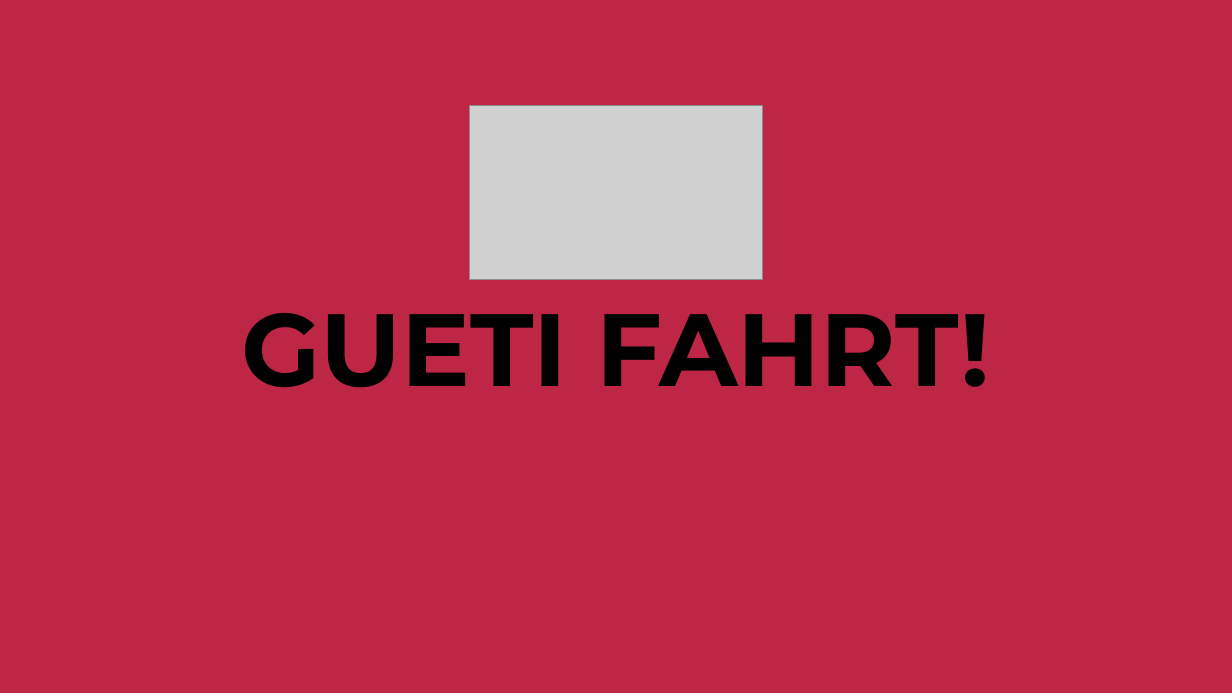
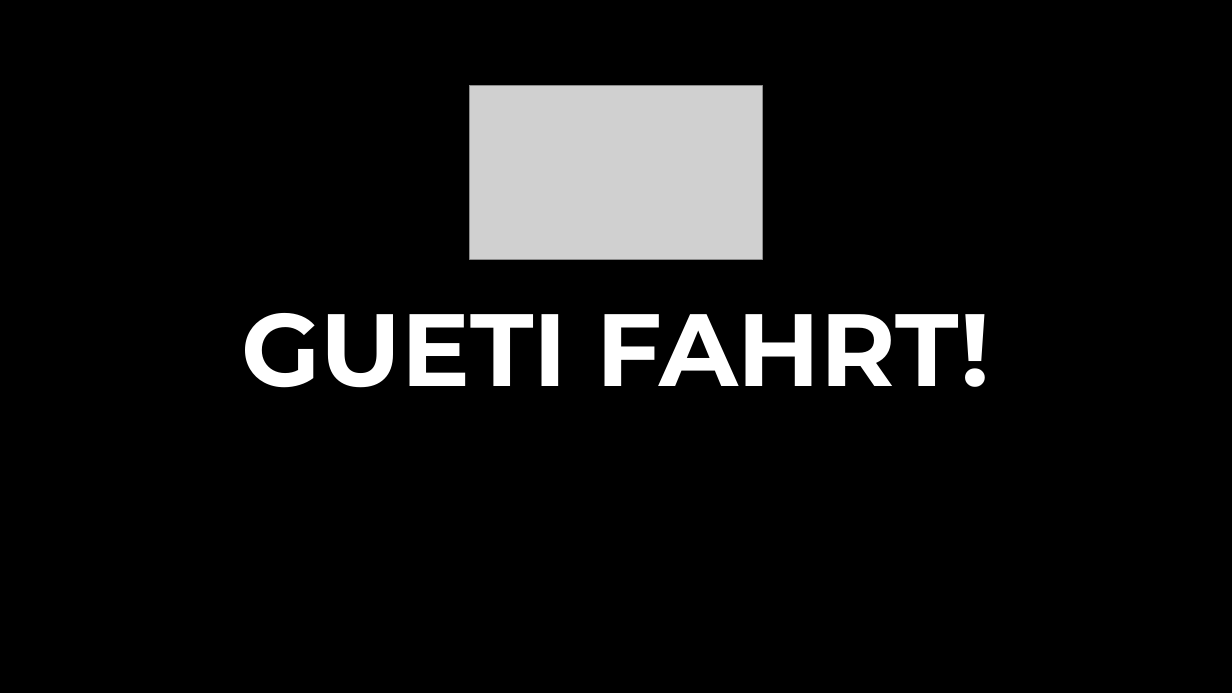
Before and after one commit to Buffalom/bernhackt2018-aldente, a slide deck: slide 7 of bernhackt_team_material/aldente_präsentation_bernmobil.pptx. Drawn at 1232x693 pixels with LibreOffice and Linux fonts; fonts in the diff are those of the drawing; grey boxes stand for pictures. Boxes give left, top, right and bottom in pixels: in the first picture for what was removed or moved away, otherwise in the second. Text is boxed around its words. In the diff, an @@ line names an element or a change of style, - is before the commit and + after.

```diff
--- a/bernhackt_team_material/aldente_präsentation_bernmobil.pptx
+++ b/bernhackt_team_material/aldente_präsentation_bernmobil.pptx
@@ background #BD2645 to #000000 @@
@@ picture: place and size @@
-picture at box(470, 105, 762, 279)
+picture at box(470, 85, 762, 259)
@@ text "GUETI FAHRT!" at box(241, 313, 990, 388): text colour #000000 to #FFFFFF @@
```
Also in this commit, not shown: 1 other slide changed, 1 other file.
